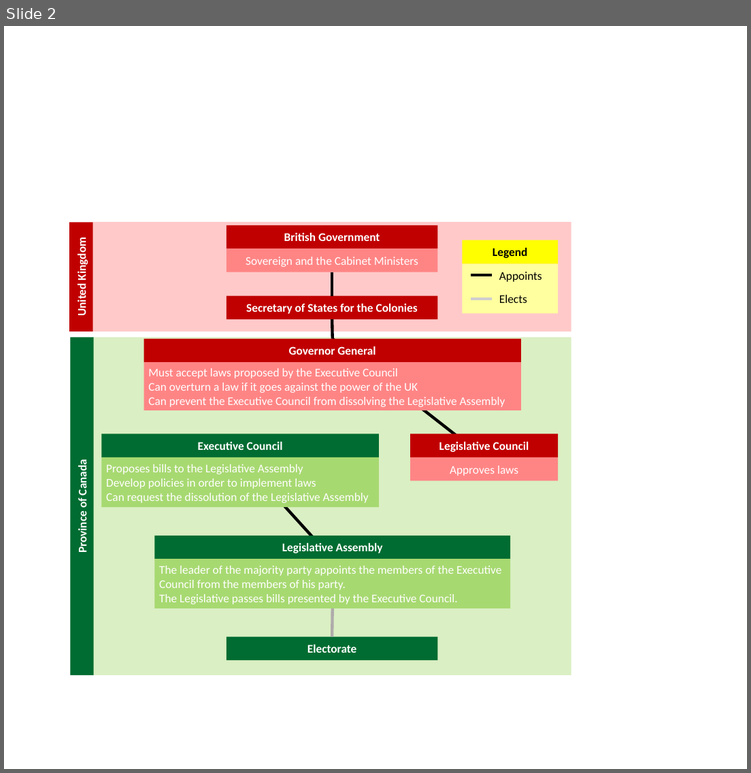
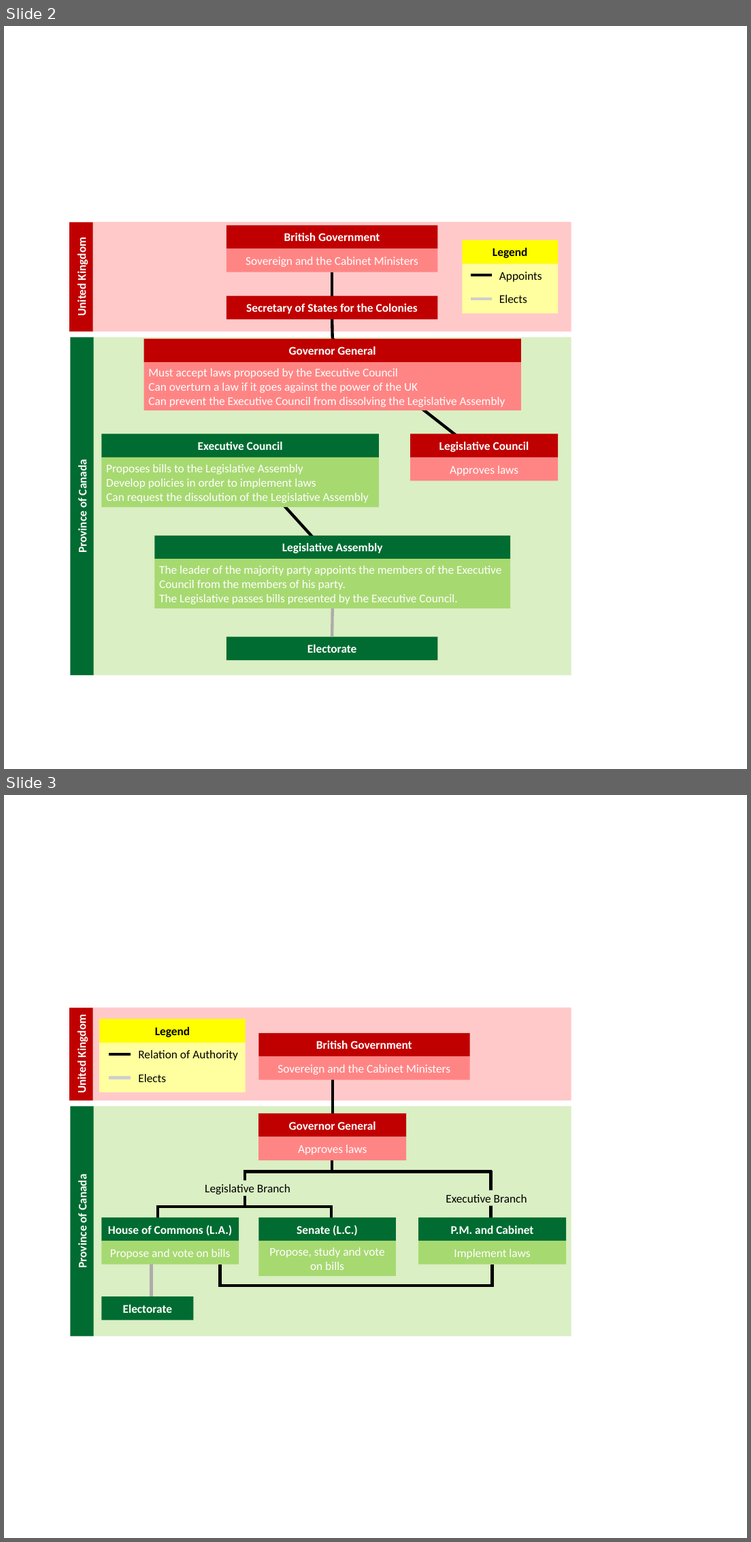
Before and after one commit to kaminingyou/history-notes, a slide deck: graphs.pptx. Shown one above the other, each under a label of ours: slide 2 before the commit, slides 2 and 3 after it. The pictures are 751x773 and 751x1542 pixels, drawn with LibreOffice and Linux fonts; fonts in the diff are those of the drawing. Boxes give left, top, right and bottom in pixels: in the first picture for what was removed or moved away, otherwise in the second. Text is boxed around its words. In the diff, an @@ line names an element or a change of style, - is before the commit and + after.

```diff
--- a/graphs.pptx
+++ b/graphs.pptx
@@ slide 3 added at bbox=[4, 795, 747, 1538], background #FFFFFF @@
@@ rectangle added at bbox=[69, 1007, 93, 1100], fill #C00000, 18 pt, text #FFFFFF, bold @@
+United Kingdom
@@ rectangle added at bbox=[92, 1007, 570, 1100], fill #FFC9C9 @@
@@ rectangle added at bbox=[258, 1032, 470, 1056], fill #C00000, 18 pt, text #FFFFFF, bold @@
+British Government
@@ rectangle added at bbox=[258, 1056, 470, 1080], fill #FF8585, 18 pt, text #FFFFFF @@
+Sovereign and the Cabinet Ministers
@@ group added at bbox=[99, 1019, 245, 1092]: 2 rectangles, 2 lines, 2 texts @@
+Legend
+Relation of Authority
+Elects
@@ line added from (332, 1079) to (332, 1113), #000000 4.5 pt @@
@@ rectangle added at bbox=[70, 1106, 94, 1336], fill #006C31, 18 pt, text #FFFFFF, bold @@
+Province of Canada
@@ rectangle added at bbox=[92, 1106, 570, 1336], fill #DAEFC3 @@
@@ rectangle added at bbox=[258, 1113, 406, 1137], fill #C00000, 18 pt, text #FFFFFF, bold @@
+Governor General
@@ rectangle added at bbox=[258, 1137, 406, 1160], fill #FF8585, 18 pt, text #FFFFFF @@
+Approves laws
@@ group added at bbox=[156, 1148, 492, 1240]: 7 lines, 1 text @@
+Legislative Branch
@@ text added at bbox=[445, 1194, 527, 1206], 18 pt, text #000000 @@
+Executive Branch
@@ rectangle added at bbox=[102, 1217, 239, 1240], fill #006C31, 18 pt, text #FFFFFF, bold @@
+House of Commons (L.A.)
@@ rectangle added at bbox=[258, 1217, 396, 1240], fill #006C31, 18 pt, text #FFFFFF, bold @@
+Senate (L.C.)
@@ rectangle added at bbox=[418, 1217, 566, 1240], fill #006C31, 18 pt, text #FFFFFF, bold @@
+P.M. and Cabinet
@@ rectangle added at bbox=[102, 1240, 239, 1264], fill #A7D971, 18 pt, text #FFFFFF @@
+Propose and vote on bills
@@ rectangle added at bbox=[258, 1240, 396, 1276], fill #A7D971, 18 pt, text #FFFFFF @@
+Propose, study and vote on bills
@@ rectangle added at bbox=[418, 1240, 566, 1264], fill #A7D971, 18 pt, text #FFFFFF @@
+Implement laws
@@ line added from (151, 1259) to (151, 1296), #AFABAB 4.5 pt @@
@@ line added from (220, 1264) to (220, 1286), #000000 4.5 pt @@
@@ line added from (492, 1264) to (492, 1286), #000000 4.5 pt @@
@@ rectangle added at bbox=[102, 1296, 194, 1320], fill #006C31, 18 pt, text #FFFFFF, bold @@
+Electorate
@@ line added from (220, 1285) to (492, 1285), #000000 4.5 pt @@
```
Also in this commit, not shown: 1 other slide added, 2 other files.
